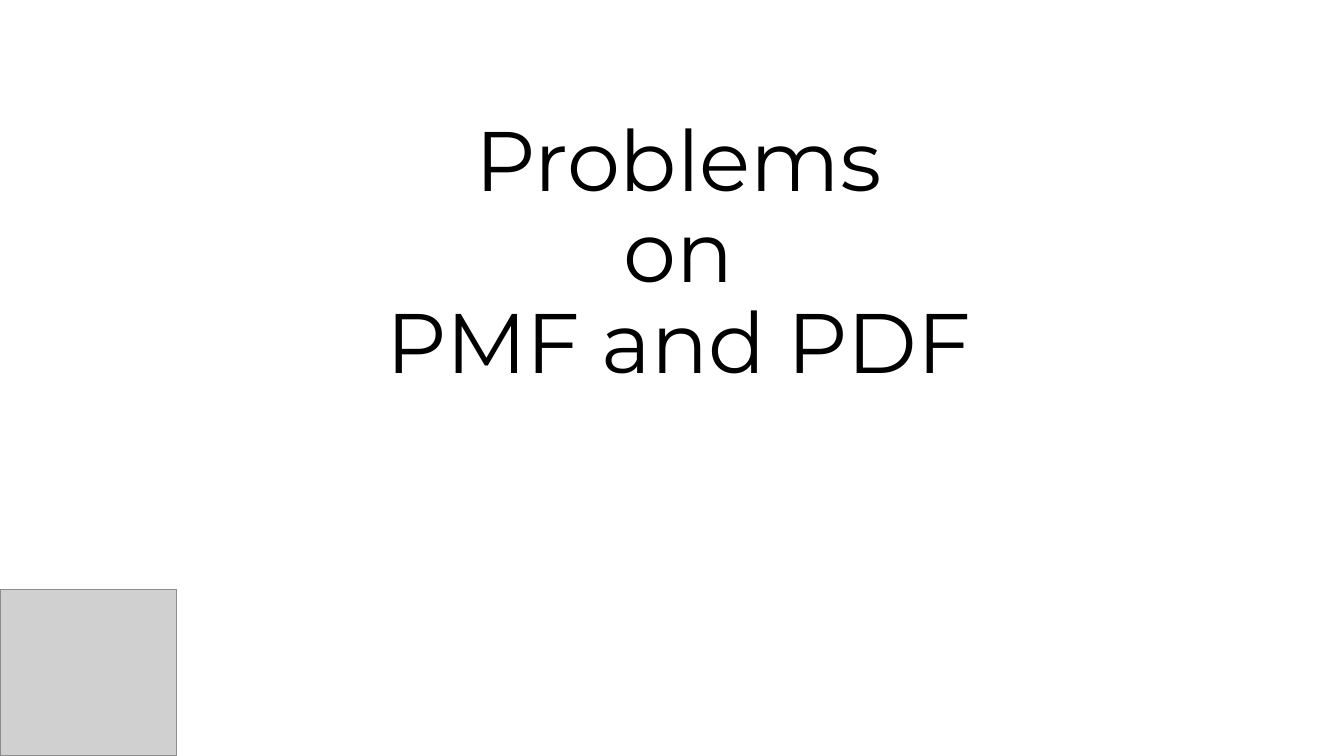
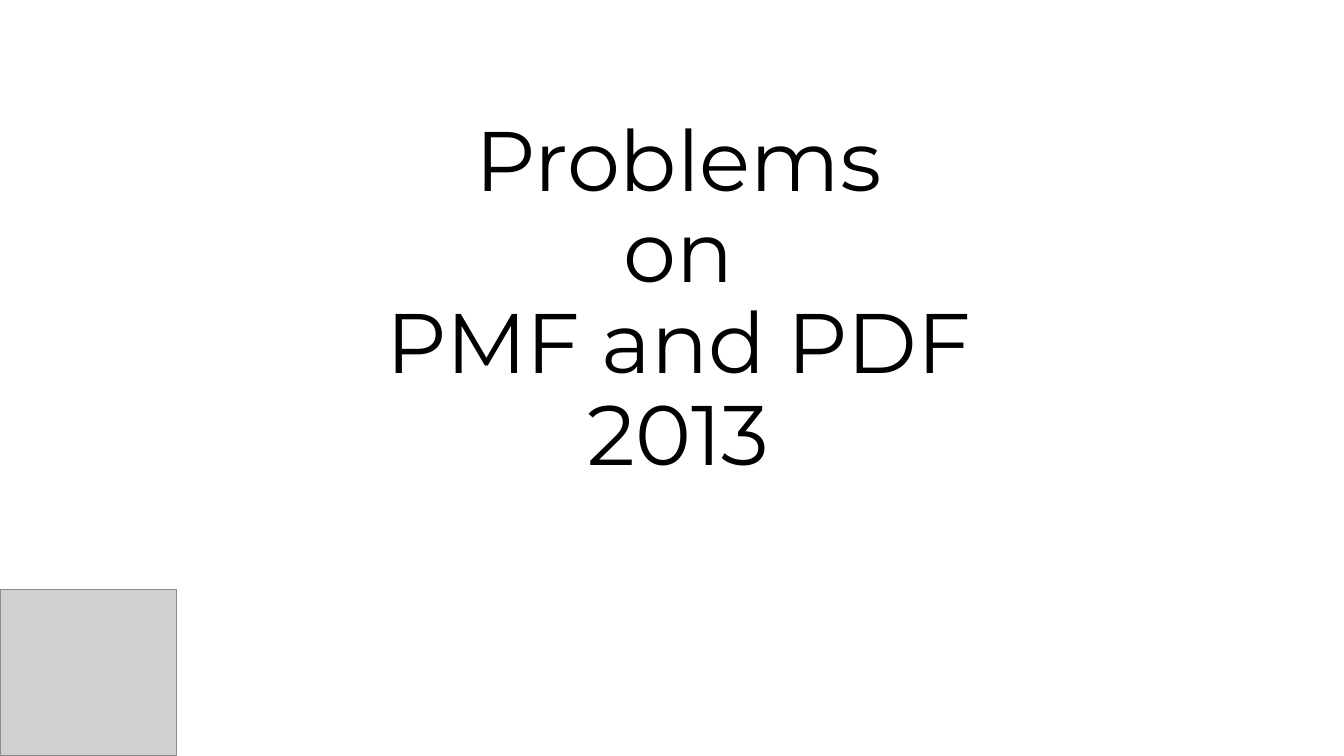
Before and after one commit to jinmang2/probability, a slide deck: slide 1 of 확률밀도:질량함수 임용고시 2013.pptx. Drawn at 1344x756 pixels with LibreOffice and Linux fonts; fonts in the diff are those of the drawing; grey boxes stand for pictures. Boxes give left, top, right and bottom in pixels: in the first picture for what was removed or moved away, otherwise in the second. Text is boxed around its words. In the diff, an @@ line names an element or a change of style, - is before the commit and + after.

```diff
--- a/확률밀도:질량함수 임용고시 2013.pptx
+++ b/확률밀도:질량함수 임용고시 2013.pptx
@@ title at [386, 128, 971, 466]: text changed @@
-Problems
-on
-PMF and PDF
+Problems
+on
+PMF and PDF
+2013
```
Also in this commit, not shown: 5 slides added, 3 slides removed.
